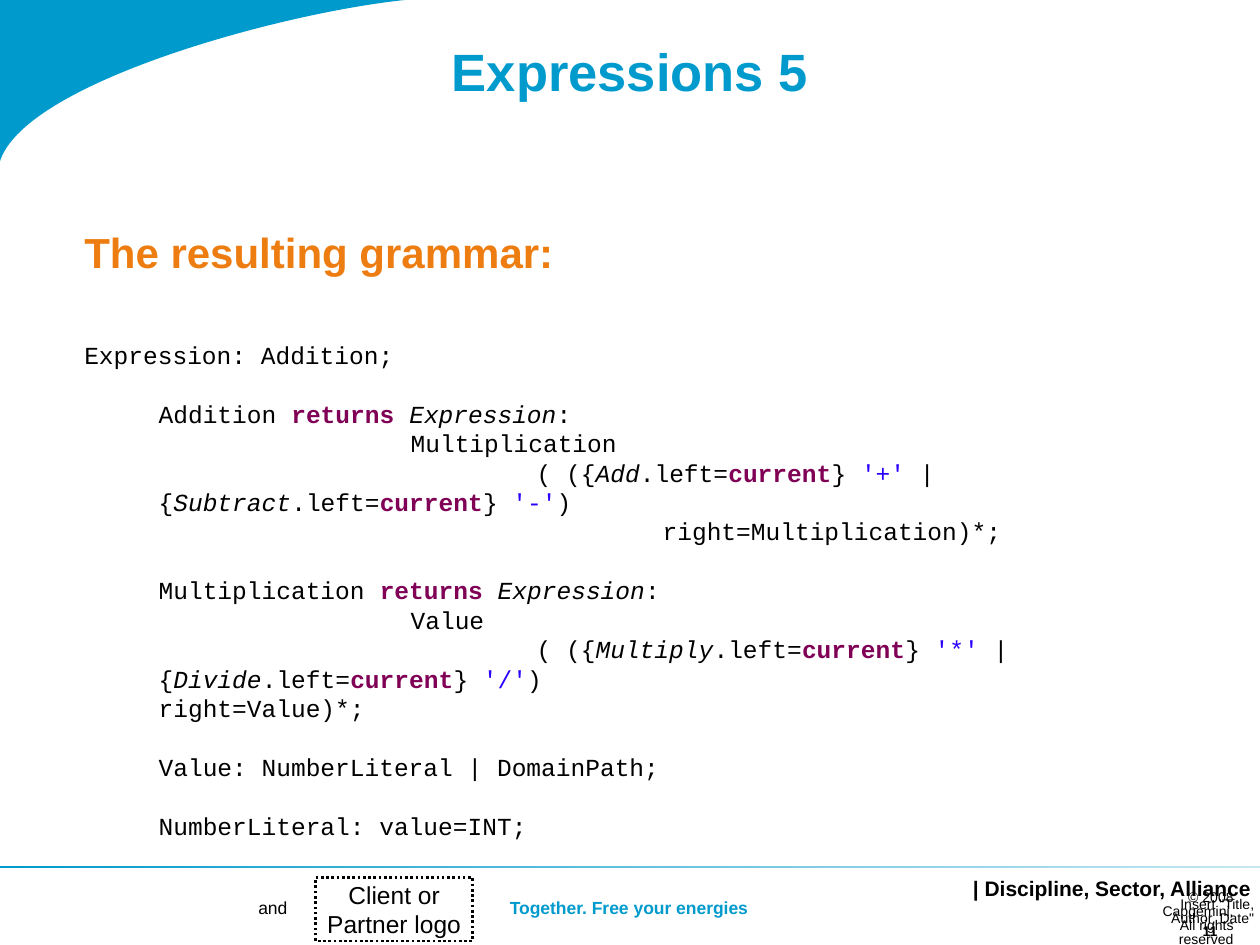
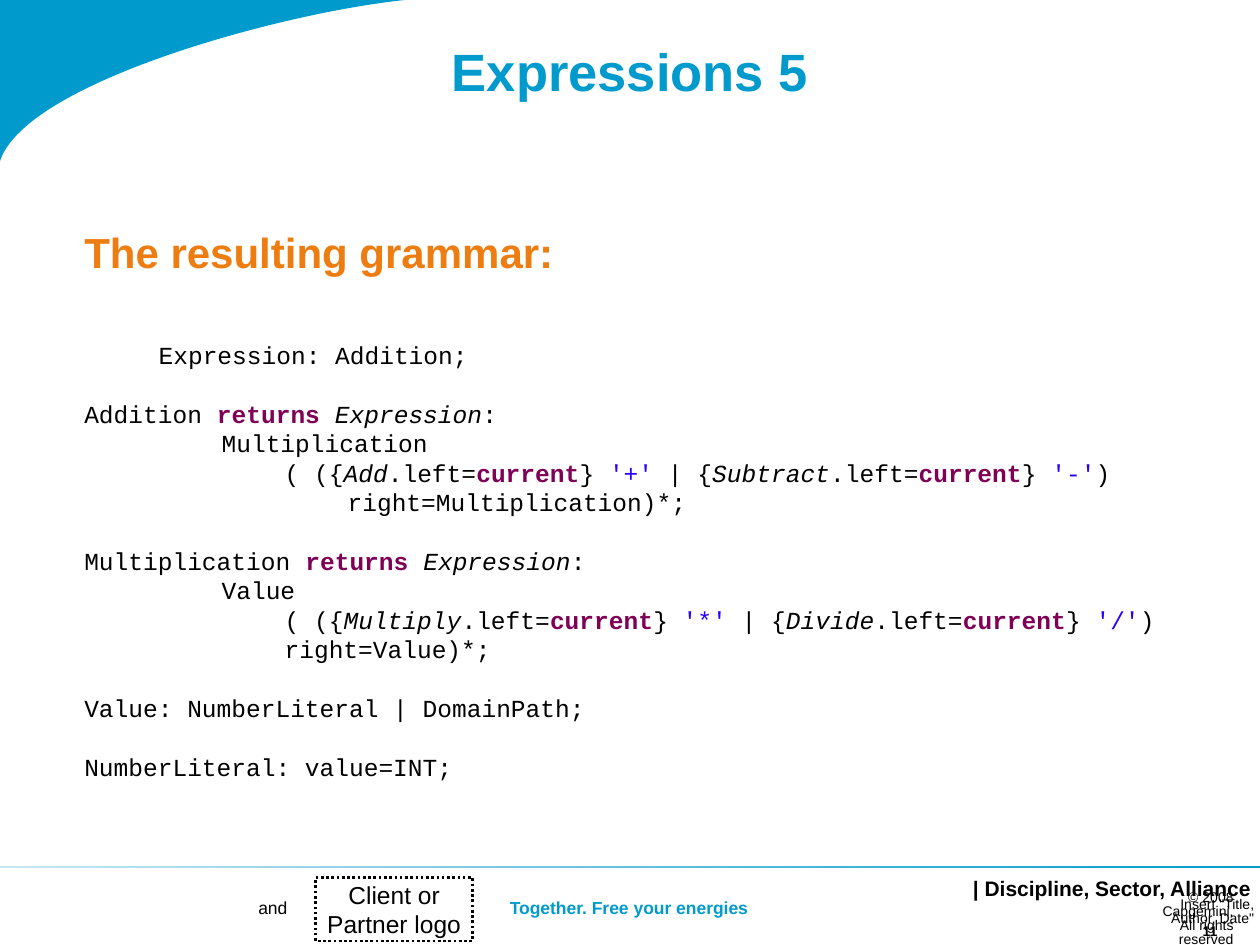
Before and after one commit to dslmeinte/xtext-workshop-code1, a slide deck: slide 11 of org.xtext.workshop.notes/sheets/Workshop 2.ppt. Drawn at 1260x945 pixels with LibreOffice and Linux fonts; fonts in the diff are those of the drawing; background and template pictures are left out. Boxes give left, top, right and bottom in pixels: in the first picture for what was removed or moved away, otherwise in the second. Text is boxed around its words. In the diff, an @@ line names an element or a change of style, - is before the commit and + after.

```diff
--- a/org.xtext.workshop.notes/sheets/Workshop 2.ppt
+++ b/org.xtext.workshop.notes/sheets/Workshop 2.ppt
@@ text "The resulting grammar:" at [84,237,1081,781]: indent changed @@
@@ rectangle at [0,866,1260,868]: fill gradient #C5E7F2 to #009BCC to gradient #009BCC to #C5E7F2 @@
```
Also in this commit, not shown: 19 other slides changed, 1 slide added, 1 other file.
